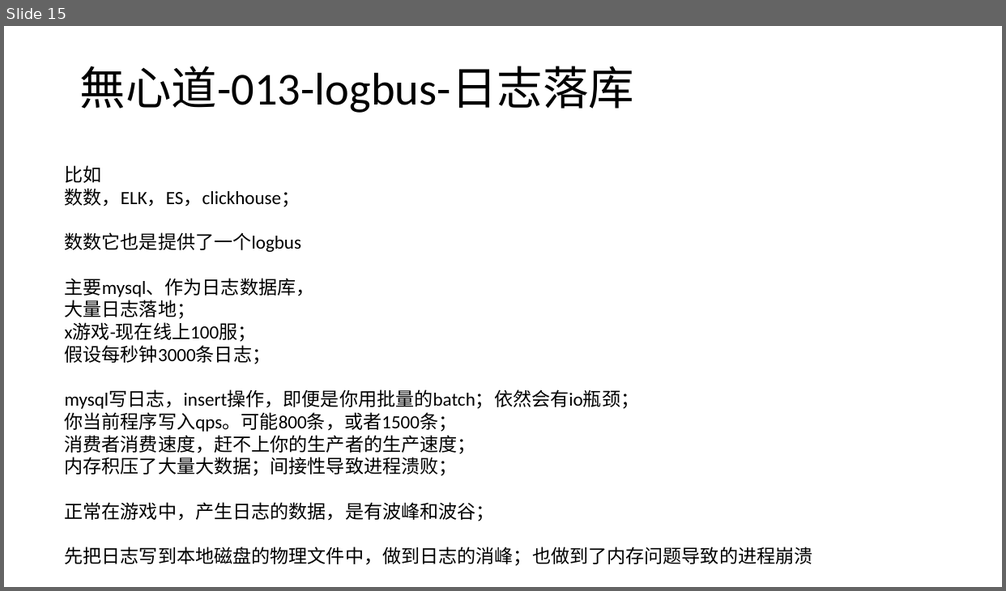
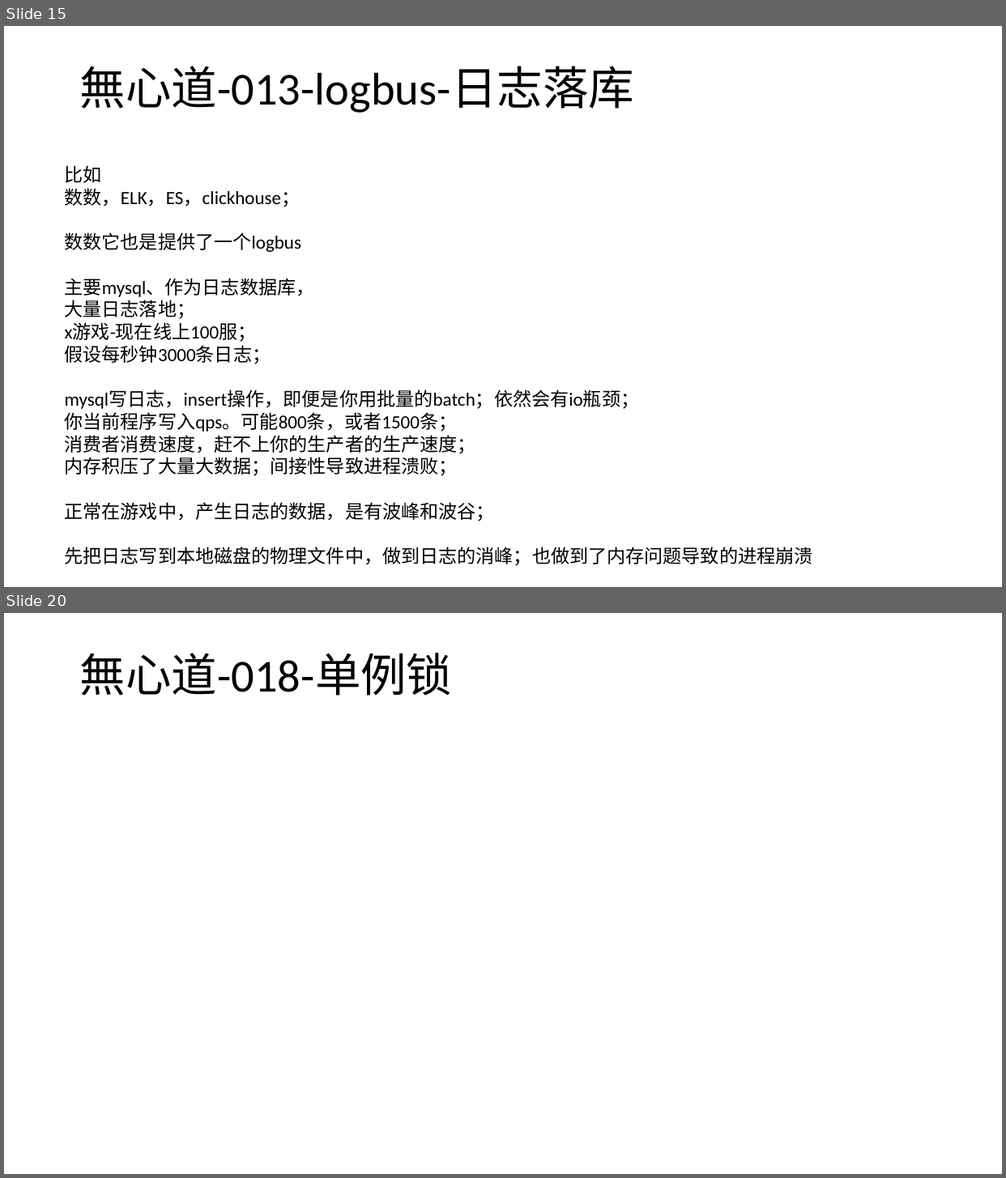
Before and after one commit to wxd-gaming/wxdgaming.boot, a slide deck: 無心道快速开发演示文稿.pptx. Shown one above the other, each under a label of ours: slide 15 before the commit, slides 15 and 20 after it; the slides between them are not shown. The pictures are 1006x591 and 1006x1178 pixels, drawn with LibreOffice and Linux fonts; fonts in the diff are those of the drawing. Boxes give left, top, right and bottom in pixels: in the first picture for what was removed or moved away, otherwise in the second. Text is boxed around its words. In the diff, an @@ line names an element or a change of style, - is before the commit and + after.

```diff
--- a/無心道快速开发演示文稿.pptx
+++ b/無心道快速开发演示文稿.pptx
@@ slide 20 added at (x1=4, y1=613, x2=1002, y2=1174), background #FFFFFF @@
@@ title added at (x1=80, y1=653, x2=452, y2=696), 44 pt, text #000000 @@
+無心道-018-单例锁
```
Also in this commit, not shown: 1 slide changed, 4 other slides added.
